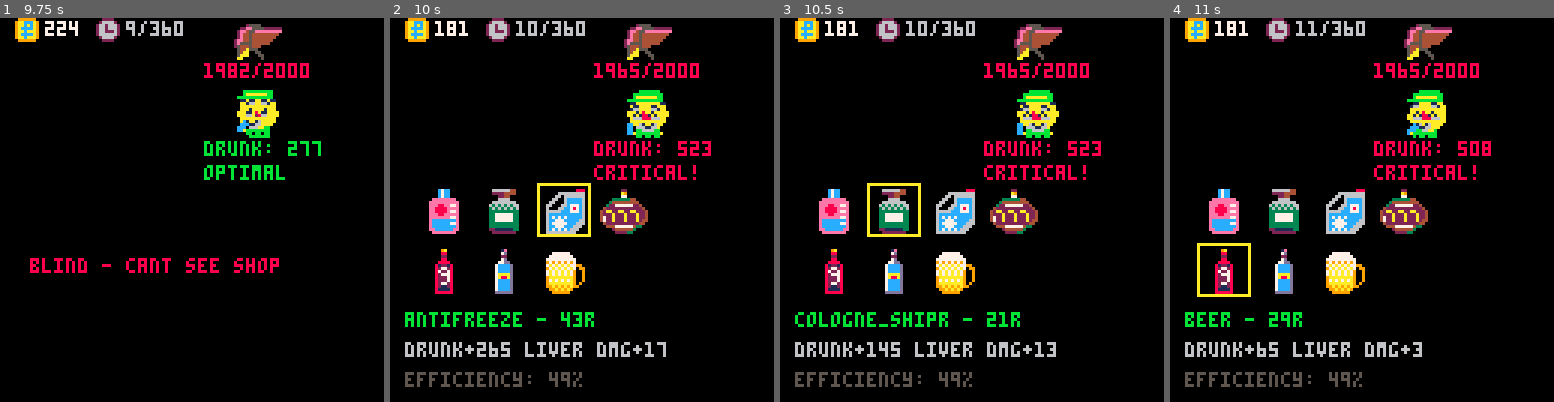
Above: before the commit, frames 1-4 (left to right).
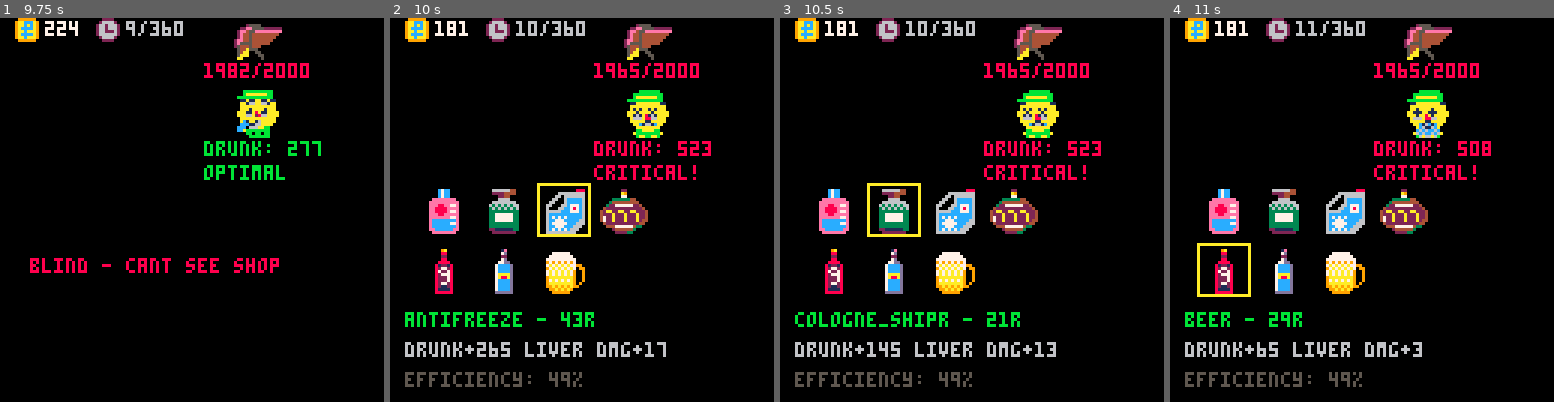
Above: after the commit, the same moments.

Repository: fritzlolpro/picopico
Game: PICO-8 cartridge carts/drunk.p8
Same seed, same stepped clock (60 frames per second), same inputs: the game is played once before the commit and once after it.
Inputs:
- Up to frame 1 (9.75 s): tap O (Z key) at 0.7, 1.7, 2.1, 2.5, 2.9, 3.3, 3.7, 4.1, 4.5, 4.9, 5.3, 5.7, 6.1, 6.5, 6.9, 7.3, 7.7, 8.1, 8.5, 8.9, 9.3, 9.7 s; hold Right 1.6-2.1 s; hold Up 2.15-2.42 s; hold Right 2.47-3.03 s; hold Left 3.08-3.58 s; hold Down 3.63-3.97 s; hold Right 4.02-4.68 s; hold Up 4.73-5.03 s; hold Left 5.08-5.68 s; hold Down 5.73-6.03 s; hold Right 6.08-6.58 s; hold Right 6.63-7.13 s; hold Up 7.18-7.45 s; hold Right 7.5-8.07 s; hold Left 8.12-8.62 s; hold Down 8.67-9 s; hold Right 9.05-9.72 s
- Up to frame 2 (10 s): hold Up from 9.77 s (still down)
- Up to frame 3 (10.5 s): release Up at 10.07 s; tap O (Z key) at 10.1 s; hold Left from 10.12 s (still down)
- Up to frame 4 (11 s): tap O (Z key) at 10.5, 10.9 s; release Left at 10.72 s; hold Down from 10.77 s (still down)

Frame 1 is identical in both runs. In frame 2, 0.3% of the frame differs, in the area x 61-71%, y 22-32%; in frame 3, 0.3%; in frame 4, 0.5%, in the area x 61-73%, y 21-32%.

Commit message:
wasted animation

Diff:
--- a/carts/drunk.p8
+++ b/carts/drunk.p8
@@ -37,7 +37,7 @@
 intoxication_min_threshold = 0 -- Below this - game over
 intoxication_optimal_min = 150 -- Optimal range
 intoxication_optimal_max = 400 -- Optimal range
-intoxication_drunk_threshold = 450 -- "Wasted" - penalties
+intoxication_wasted_threshold = 450 -- "Wasted" - penalties
 intoxication_critical = 500 -- Critical level - game over
 
 -- Payday bonuses
@@ -374,7 +374,7 @@
 
 -- Check penalties for high intoxication
 function get_drunk_penalty()
-    if intoxication >= intoxication_drunk_threshold then
+    if intoxication >= intoxication_wasted_threshold then
         return 0.5 -- 50% penalty to effectiveness when "wasted"
     end
     return 1.0
@@ -801,6 +801,10 @@
     if intoxication >= intoxication_optimal_min and intoxication <= intoxication_optimal_max then
         char_sprite_idle_id = medium_char_idle_id
         char_sprite_drinking_id = medium_char_drinking_id
+    elseif intoxication >= intoxication_wasted_threshold then
+        -- Wasted state - very high intoxication
+        char_sprite_idle_id = wasted_char_idle_id
+        char_sprite_drinking_id = wasted_char_drinking_id
     elseif intoxication > intoxication_optimal_max then
         char_sprite_idle_id = drunk_char_idle_id
         char_sprite_drinking_id = drunk_char_drinking_id
@@ -809,6 +813,7 @@
         char_sprite_drinking_id = sober_char_drinking_id
     end
 
+    -- Override with blackout sprites if blackout is active
     if blackout_timer > 0 then
         char_sprite_idle_id = wasted_char_idle_id
         char_sprite_drinking_id = wasted_char_drinking_id
@@ -969,7 +974,7 @@
         return 8 -- Red - dangerously sober
     elseif intoxication >= intoxication_critical then
         return 8 -- Red - critical intoxication
-    elseif intoxication >= intoxication_drunk_threshold then
+    elseif intoxication >= intoxication_wasted_threshold then
         return 9 -- Orange - "wasted"
     elseif intoxication >= intoxication_optimal_min and intoxication <= intoxication_optimal_max then
         return 11 -- Green - optimal level
@@ -983,7 +988,7 @@
         return "too sober!"
     elseif intoxication >= intoxication_critical then
         return "critical!"
-    elseif intoxication >= intoxication_drunk_threshold then
+    elseif intoxication >= intoxication_wasted_threshold then
         return "wasted"
     elseif intoxication >= intoxication_optimal_min and intoxication <= intoxication_optimal_max then
         return "optimal"
